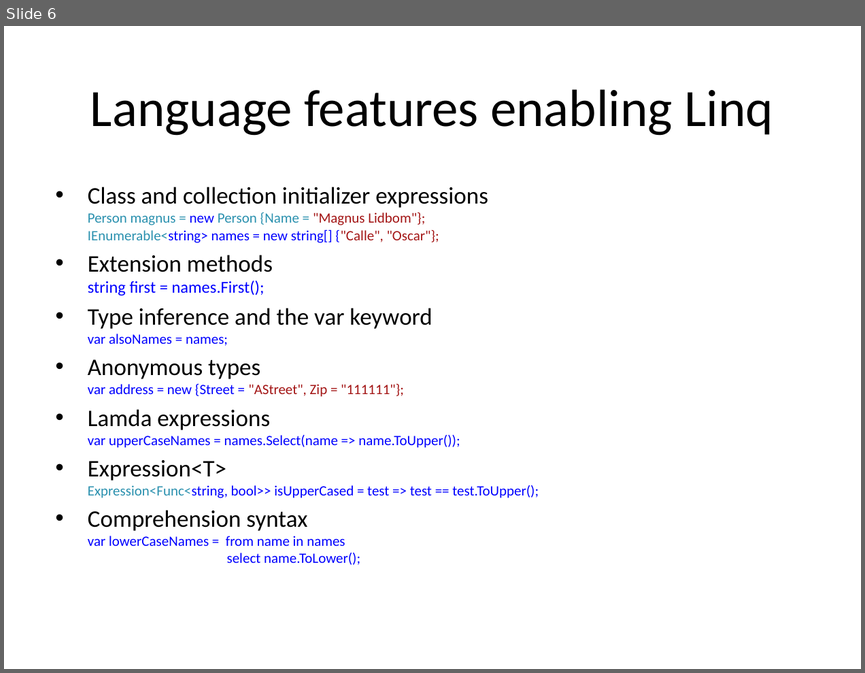
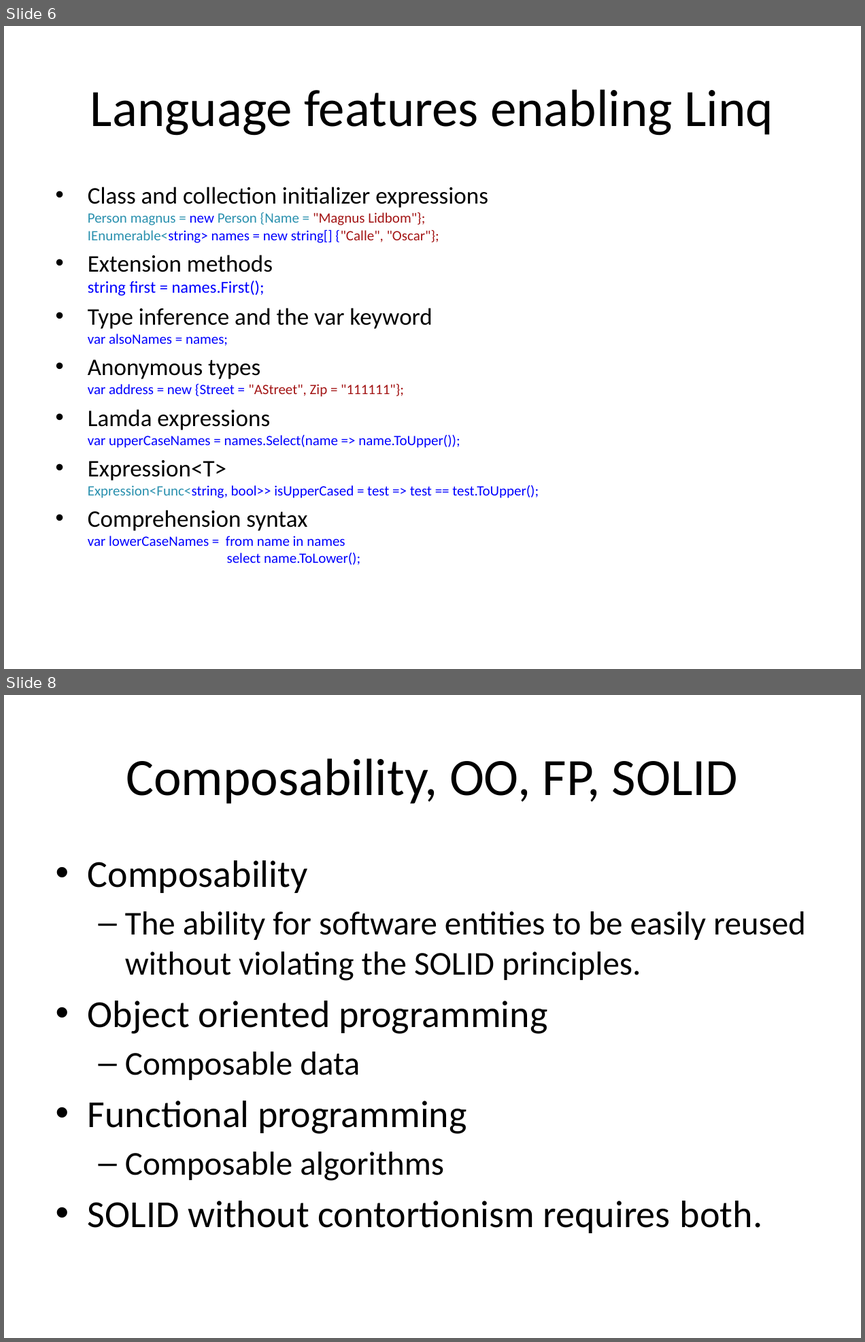
Before and after one commit to mlidbom/CSharpElevate, a slide deck: CSharp3.pptx. Shown one above the other, each under a label of ours: slide 6 before the commit, slides 6 and 8 after it; the slides between them are not shown. The pictures are 865x673 and 865x1342 pixels, drawn with LibreOffice and Linux fonts; fonts in the diff are those of the drawing. Boxes give left, top, right and bottom in pixels: in the first picture for what was removed or moved away, otherwise in the second. Text is boxed around its words. In the diff, an @@ line names an element or a change of style, - is before the commit and + after.

```diff
--- a/CSharp3.pptx
+++ b/CSharp3.pptx
@@ slide 8 added at [4, 695, 861, 1338], background #FFFFFF @@
@@ title added at [126, 758, 738, 804], 44 pt, text #000000 @@
+Composability, OO, FP, SOLID
@@ text added at [88, 860, 806, 1233], 28 pt, text #000000 @@
+• Composability
+  – The ability for software entities to be easily reused without violating the SOLID principles.
+• Object oriented programming
+  – Composable data
+• Functional programming
+  – Composable algorithms
+• SOLID without contortionism requires both.
```
Also in this commit, not shown: 2 slides changed, 2 other slides added.
